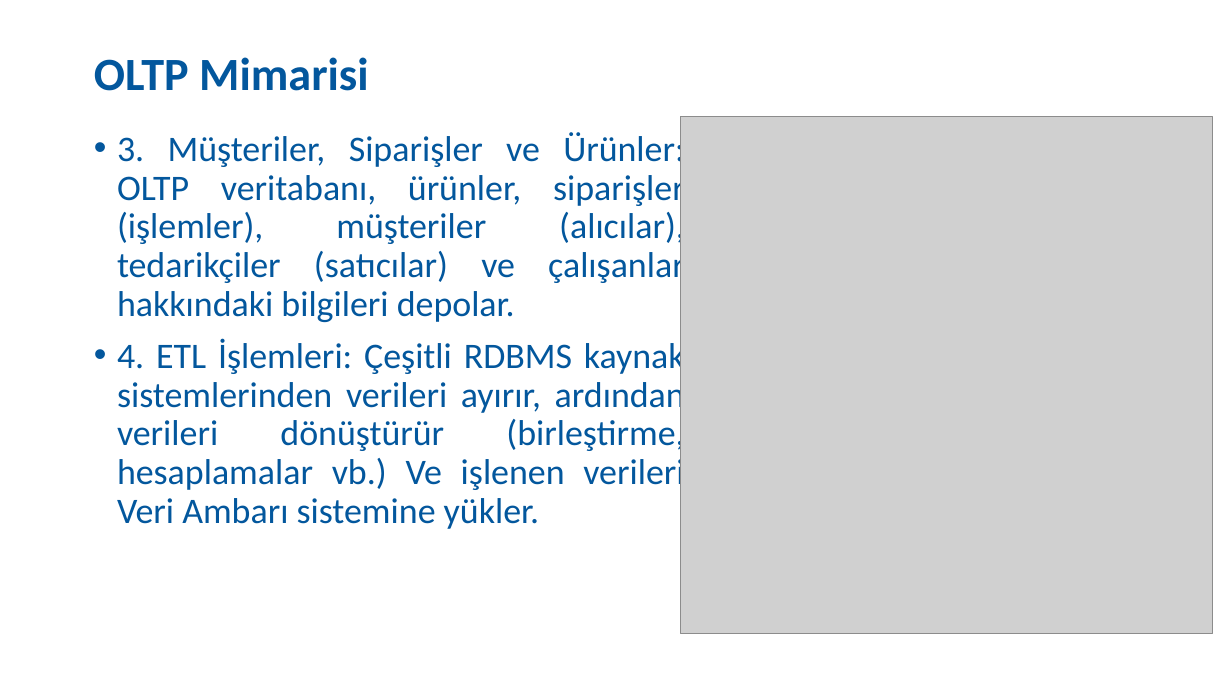
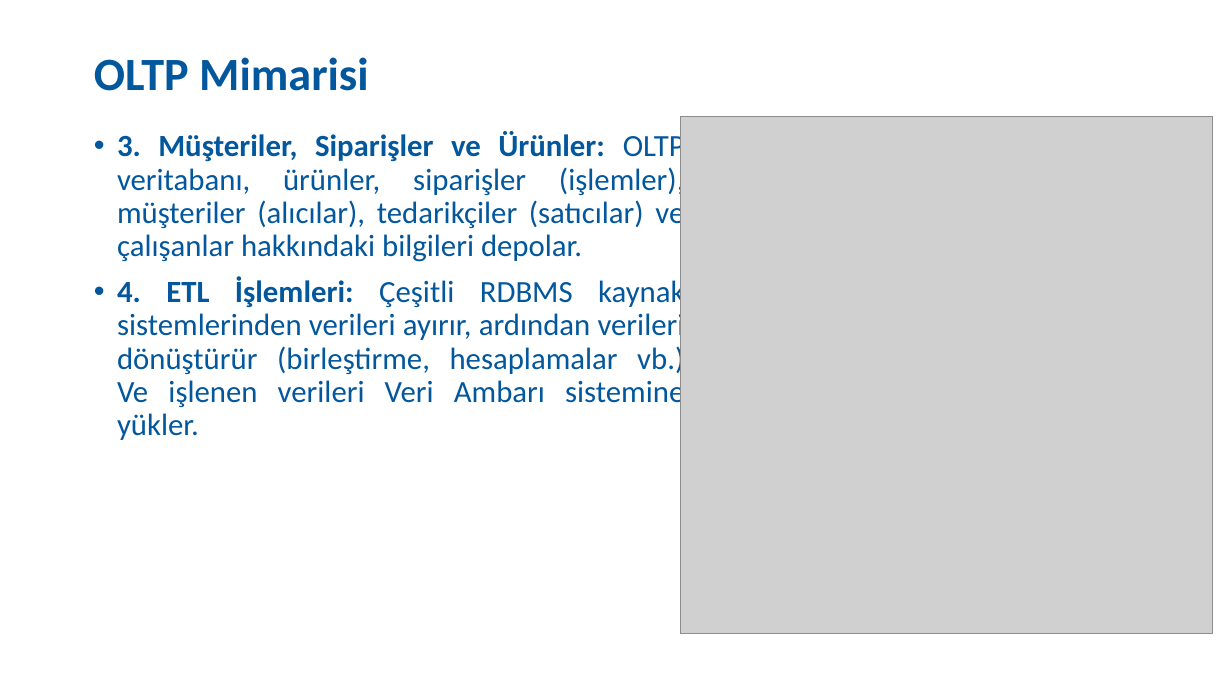
Before and after one commit to SevdanurGENC/Data-Modeling-Techniques-Lecture-Notes, a slide deck: slide 43 of Slides/VeriModellemeTeknikleri02Gun.pptx (slide 11 before the commit). Drawn at 1232x693 pixels with LibreOffice and Linux fonts; fonts in the diff are those of the drawing; grey boxes stand for pictures. Boxes give left, top, right and bottom in pixels: in the first picture for what was removed or moved away, otherwise in the second. Text is boxed around its words. In the diff, an @@ line names an element or a change of style, - is before the commit and + after.

```diff
--- a/Slides/VeriModellemeTeknikleri02Gun.pptx
+++ b/Slides/VeriModellemeTeknikleri02Gun.pptx
@@ text "3. Müşteriler, Siparişler ve Ürünler: ..." at bbox=[117, 131, 685, 440]: size 28 to 24 pt; bold on in "3. Müşteriler, Siparişler ve Ürünler:", "4. ETL İşlemleri:" @@
```
Also in this commit, not shown: 14 other slides changed, 85 slides added, 14 slides removed.
